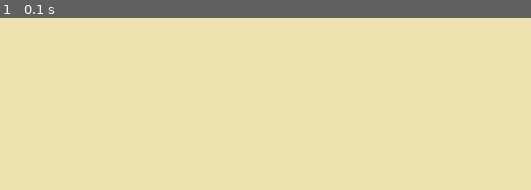
Above: before the commit, frame 1.
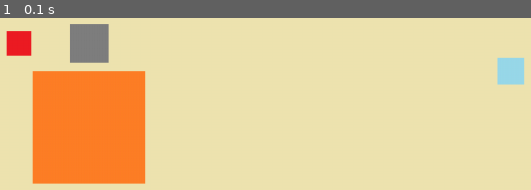
Above: after the commit, the same moment.

Repository: kjs2109/gold_mining_pygame
Game: pygame game, started from nadocoding_pygame.py
Same seed, same stepped clock (60 frames per second), same inputs: the game is played once before the commit and once after it.
Inputs:
- Up to frame 1 (0.1 s): no input

The runs differ from the first frame. In frame 1, 17% of the frame differs, in the area x 1-99%, y 3-97%.

Commit message:
4_gemstone_group

Diff:
--- a/nadocoding_pygame.py
+++ b/nadocoding_pygame.py
@@ -1,4 +1,4 @@
-# 보석 이미지 불러오기
+# 보석 그룹핑 하기 -> 파이썬에서 제공하는 sprite의 Group()을 사용하면 한번에 draw 해줄수 있다.
 from email.mime import image
 import pygame
 import os
@@ -7,8 +7,19 @@
     def __init__(self, image, position):
         super().__init__()
         self.image = image
-        self.rect = self.get_rect(center=position)
+        self.rect = self.image.get_rect(center=position)
 
+# gemstone_group에 Gemston() 객체를 만드는 함수
+def setup_gemstone():
+    # 작은 금
+    small_gold = Gemstone(gemstone_images[0], (200, 380))
+    gemstone_group.add(small_gold)
+    # 큰 금
+    gemstone_group.add(Gemstone(gemstone_images[1], (300, 500)))
+    # 돌
+    gemstone_group.add(Gemstone(gemstone_images[2], (300, 380)))
+    # 다이아몬드
+    gemstone_group.add(Gemstone(gemstone_images[3], (900, 420)))
 
 pygame.init()
 
@@ -36,6 +47,11 @@
     pygame.image.load(os.path.join(images_path, 'diamond.png')),
 ]
 
+# 보석 그룹 객체 만들기
+gemstone_group = pygame.sprite.Group()
+
+setup_gemstone()
+
 
 running = True
 while running:
@@ -45,6 +61,7 @@
             running = False
 
     screen.blit(background_image, (0, 0))
+    gemstone_group.draw(screen) # 그룹내 모든 sprite를 screen에 그림
 
     pygame.display.update()
 
